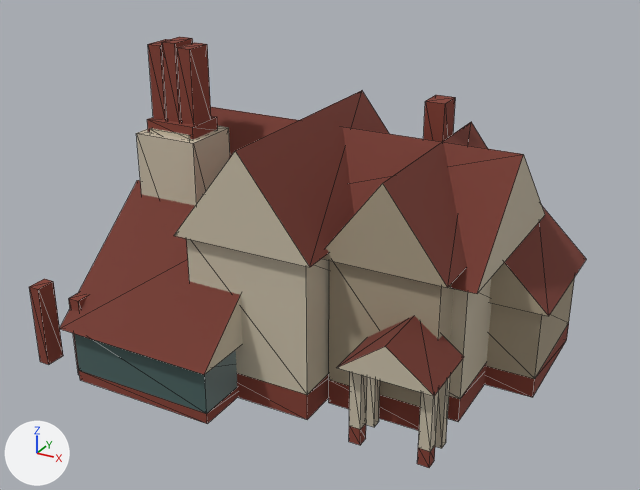
Renders of the glTF model public/models/building-engine-spike/hudec-memorial/hudec-memorial-massing.glb from each side of a commit.
Both versions are drawn from a 50 mm lens placed at (9.64, -18.37, 11.9), pointed at (0.12, -1.07, 3.25). Every picture has the same lights, and +X, +Y and +Z are marked at lower left. The first picture is the older version. Mesh edges are drawn as thin lines. Vertices at exactly the same position are counted once.

The older version as bpy lines, for what is in view:
```python
me_hudec_memorial_massing_mesh = bpy.data.meshes.new('hudec-memorial-massing-mesh')
me_hudec_memorial_massing_mesh.from_pydata(...)  # 240 vertices, 360 faces; spans x -6.15..5.61, y -5.01..3.26, z 0.0..7.88
# faces by material slot: [34, 106, 180, 28, 12]
me_hudec_memorial_massing_mesh.materials.append(mat_hudec_memorial_roof_muted_red_tile)  # dark red #74372c
me_hudec_memorial_massing_mesh.materials.append(mat_hudec_memorial_wall_warm_plaster)  # beige #c8bda7
me_hudec_memorial_massing_mesh.materials.append(mat_hudec_memorial_brick_muted_brick)  # red #833e31
me_hudec_memorial_massing_mesh.materials.append(mat_hudec_memorial_wallshade_warm_plaster_shadow)  # beige #a89b84
me_hudec_memorial_massing_mesh.materials.append(mat_hudec_memorial_glass_muted_glass)  # greyish cyan #48615f
ob_hudec_memorial_massing = bpy.data.objects.new('hudec-memorial-massing', me_hudec_memorial_massing_mesh)
ob_hudec_memorial_massing.location = (0.0, 0.0, 0.0)
```
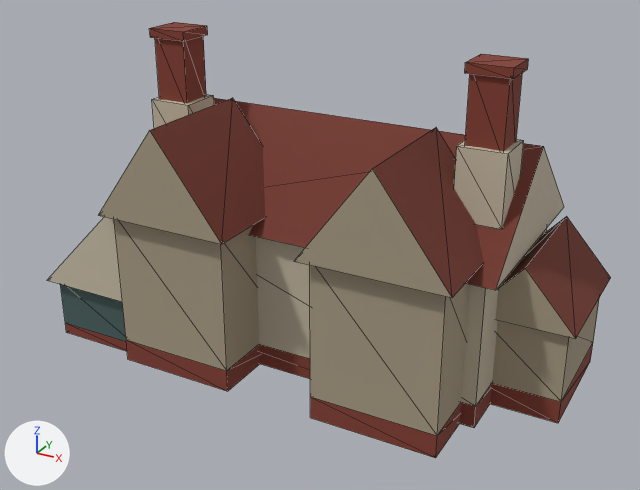
What differs and where, as boxes (x1, y1, x2, y2) in the pictures (640 x 490 px; the box of a moved part takes in the faces that stretch with it):
'hudec-memorial-massing', reshaped: before (29, 37, 586, 468); after (47, 22, 611, 458)
part 1 of me_hudec_memorial_massing_mesh, moved or reshaped: before (489, 206, 586, 316); after (496, 216, 611, 339)
part 2 of me_hudec_memorial_massing_mesh, moved or reshaped: before (174, 90, 389, 267); after (98, 98, 266, 244)
part 3 of me_hudec_memorial_massing_mesh, moved or reshaped: before (322, 122, 488, 288); after (294, 127, 483, 298)
part 4 of me_hudec_memorial_massing_mesh, added (beige): after (114, 219, 259, 371)
part 5 of me_hudec_memorial_massing_mesh, added (beige): after (310, 265, 470, 436)
part 6 of me_hudec_memorial_massing_mesh, added (beige): after (492, 299, 599, 402)
part 7 of me_hudec_memorial_massing_mesh, added (mostly hidden): after (259, 344, 492, 428)
part 8 of me_hudec_memorial_massing_mesh, added (red): after (126, 340, 260, 391)
part 9 of me_hudec_memorial_massing_mesh, added (red): after (310, 397, 461, 458)
part 10 of me_hudec_memorial_massing_mesh, added (red): after (490, 343, 593, 423)
part 11 of me_hudec_memorial_massing_mesh, added (red): after (155, 36, 206, 103)
part 12 of me_hudec_memorial_massing_mesh, added (red): after (149, 22, 208, 41)
part 13 of me_hudec_memorial_massing_mesh, added (red): after (465, 73, 522, 151)
part 14 of me_hudec_memorial_massing_mesh, added (red): after (465, 54, 529, 79)
part 15 of me_hudec_memorial_massing_mesh, added (beige): after (256, 228, 547, 406)
part 16 of me_hudec_memorial_massing_mesh, added (beige): after (152, 94, 214, 128)
part 17 of me_hudec_memorial_massing_mesh, added (beige): after (454, 139, 524, 229)
part 18 of me_hudec_memorial_massing_mesh, rebuilt: before (211, 107, 545, 294); after (214, 98, 564, 290)
part 19 of me_hudec_memorial_massing_mesh, deleted: before (29, 37, 575, 468)
part 20 of me_hudec_memorial_massing_mesh, added: after (47, 217, 127, 351)

The change, as a diff of the scene's bpy script:
```diff
--- a/public/models/building-engine-spike/hudec-memorial/hudec-memorial-massing.glb.py
+++ b/public/models/building-engine-spike/hudec-memorial/hudec-memorial-massing.glb.py
@@ me_hudec_memorial_massing_mesh @@
-me_hudec_memorial_massing_mesh.from_pydata(...)  # 240 vertices, 360 faces; spans x -6.15..5.61, y -5.01..3.26, z 0.0..7.88
+me_hudec_memorial_massing_mesh.from_pydata(...)  # 154 vertices, 232 faces; spans x -6.88..6.4, y -3.67..3.15, z 0.0..8.06
+# me_hudec_memorial_massing_mesh part 1: the loose piece of 6 vertices spanning x 2.76..5.61, y -0.29..3.26, z 2.35..3.72 is scaled about its middle by (0.877, 0.972, 1.02), then moved by (0.97, -0.78, 0.01)
+# me_hudec_memorial_massing_mesh part 2: the loose piece of 6 vertices spanning x -2.22..1.33, y -3.69..2.26, z 4.0..6.28 is scaled about its middle by (1, 0.546, 1.03), then moved by (-2.25, -1.33, 0.08)
+# me_hudec_memorial_massing_mesh part 3: the loose piece of 6 vertices spanning x 1.02..4.07, y -2.85..2.35, z 3.82..5.82 is scaled about its middle by (1.16, 0.625, 1.17), then moved by (0.15, -1.8, 0.4)
+# me_hudec_memorial_massing_mesh part 4: a new loose piece, a box spanning x -4.25..-1.15, y -3.4..-0.7, z 0.58..4.05, in mat_hudec_memorial_wallshade_warm_plaster_shadow (beige #a89b84)
+# me_hudec_memorial_massing_mesh part 5: a new loose piece, a box spanning x 1.15..4.25, y -3.4..-0.7, z 0.58..4.05, in mat_hudec_memorial_wallshade_warm_plaster_shadow (beige #a89b84)
+# me_hudec_memorial_massing_mesh part 6: a new loose piece, a box spanning x 4.07..6.23, y -0.85..2.25, z 0.58..2.35, in mat_hudec_memorial_wallshade_warm_plaster_shadow (beige #a89b84)
+# me_hudec_memorial_massing_mesh part 7: a new loose piece, a box spanning x -4.6..4.6, y -1.95..2.85, z 0.0..0.58, in mat_hudec_memorial_brick_muted_brick (red #833e31)
+# me_hudec_memorial_massing_mesh part 8: a new loose piece, a box spanning x -4.25..-1.15, y -3.4..-0.7, z 0.0..0.58, in mat_hudec_memorial_brick_muted_brick (red #833e31)
+# me_hudec_memorial_massing_mesh part 9: a new loose piece, a box spanning x 1.15..4.25, y -3.4..-0.7, z 0.0..0.58, in mat_hudec_memorial_brick_muted_brick (red #833e31)
+# me_hudec_memorial_massing_mesh part 10: a new loose piece, a box spanning x 4.07..6.23, y -0.85..2.25, z 0.0..0.58, in mat_hudec_memorial_brick_muted_brick (red #833e31)
+# me_hudec_memorial_massing_mesh part 11: a new loose piece, a box spanning x -4.48..-3.62, y -1.09..-0.27, z 6.08..8.0, in mat_hudec_memorial_brick_muted_brick (red #833e31)
+# me_hudec_memorial_massing_mesh part 12: a new loose piece, a box spanning x -4.56..-3.54, y -1.17..-0.19, z 7.84..8.06, in mat_hudec_memorial_brick_muted_brick (red #833e31)
+# me_hudec_memorial_massing_mesh part 13: a new loose piece, a box spanning x 3.62..4.48, y -1.09..-0.27, z 6.08..8.0, in mat_hudec_memorial_brick_muted_brick (red #833e31)
+# me_hudec_memorial_massing_mesh part 14: a new loose piece, a box spanning x 3.54..4.56, y -1.17..-0.19, z 7.84..8.06, in mat_hudec_memorial_brick_muted_brick (red #833e31)
+# me_hudec_memorial_massing_mesh part 15: a new loose piece, a box spanning x -4.6..4.6, y -1.95..2.85, z 0.58..3.7, in mat_hudec_memorial_wall_warm_plaster (beige #c8bda7)
+# me_hudec_memorial_massing_mesh part 16: a new loose piece, a box spanning x -4.61..-3.49, y -1.22..-0.14, z 4.62..6.3, in mat_hudec_memorial_wall_warm_plaster (beige #c8bda7)
+# me_hudec_memorial_massing_mesh part 17: a new loose piece, a box spanning x 3.49..4.61, y -1.22..-0.14, z 4.62..6.3, in mat_hudec_memorial_wall_warm_plaster (beige #c8bda7)
+# me_hudec_memorial_massing_mesh part 18: the loose piece of 6 vertices spanning x -4.47..4.47, y -2.12..3.03, z 3.45..5.8 is rebuilt with 6 vertices and now spans x -4.9..4.9, y -2.25..3.15, z 3.7..6.05
+# me_hudec_memorial_massing_mesh part 19: 27 loose pieces with 216 vertices, spanning x -6.15..5.4, y -5.01..3.06, z 0.0..7.88, are deleted
+# me_hudec_memorial_massing_mesh part 20: 18 vertices added at x -6.88..-4.03, y -3.33..2.03, z 0.0..4.45
 me_hudec_memorial_massing_mesh.materials.append(mat_hudec_memorial_roof_muted_red_tile)
```
